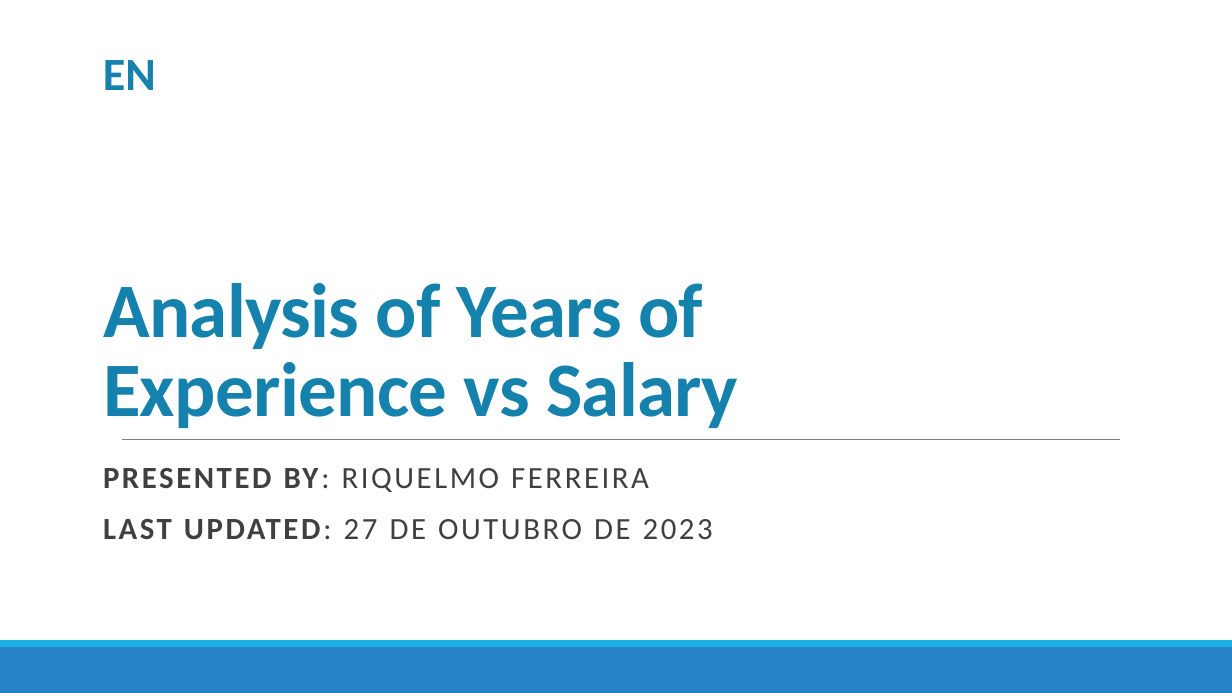
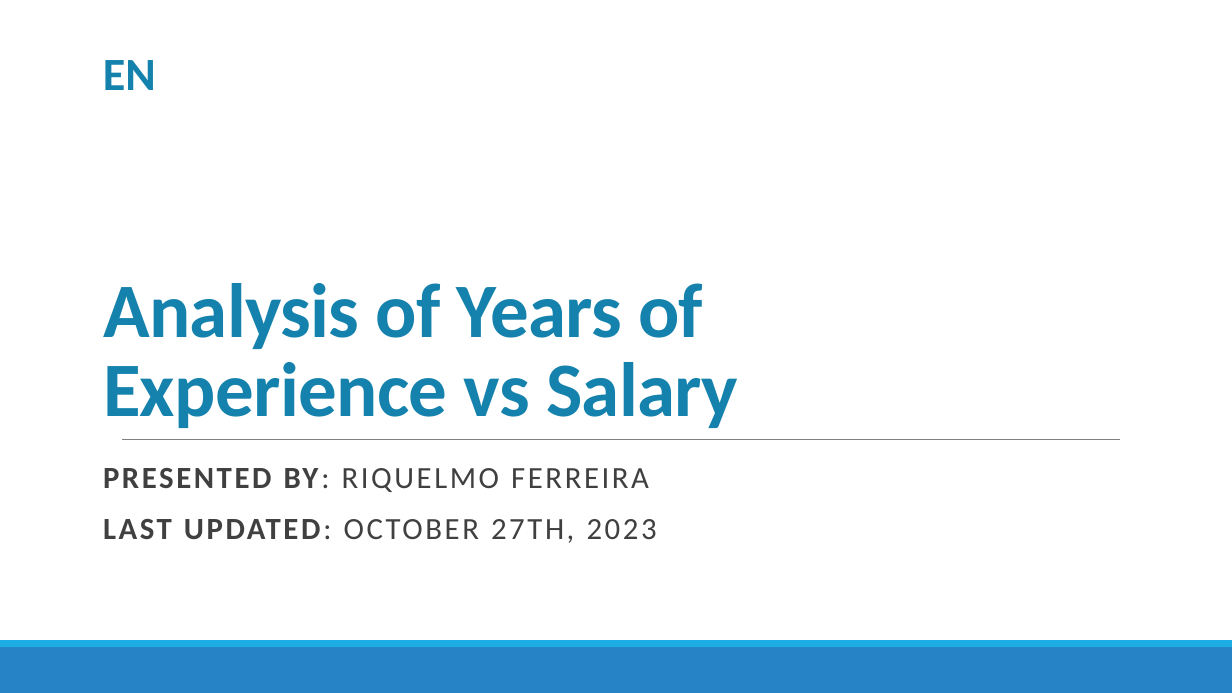
Before and after one commit to RiquelmoFerreira/DataAnalysisHuman_Resources_Project, a slide deck: slide 10 of Apresentacao-Presentation.pptx. Drawn at 1232x693 pixels with LibreOffice and Linux fonts; fonts in the diff are those of the drawing. Boxes give left, top, right and bottom in pixels: in the first picture for what was removed or moved away, otherwise in the second. Text is boxed around its words. In the diff, an @@ line names an element or a change of style, - is before the commit and + after.

```diff
--- a/Apresentacao-Presentation.pptx
+++ b/Apresentacao-Presentation.pptx
@@ subtitle at <box>103,519,657,543</box>: text changed @@
-LAST UPDATED: 27 DE OUTUBRO DE 2023
+LAST UPDATED: OCTOBER 27TH, 2023
```
